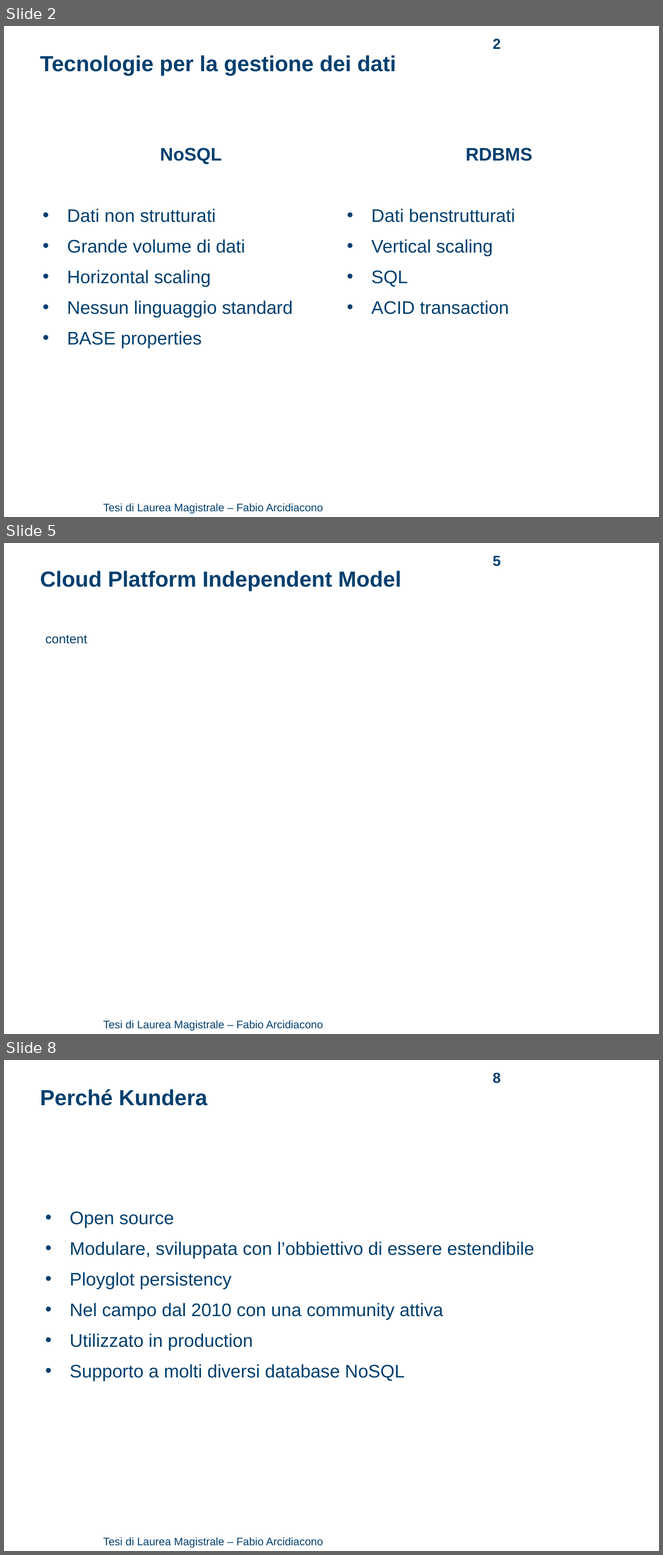
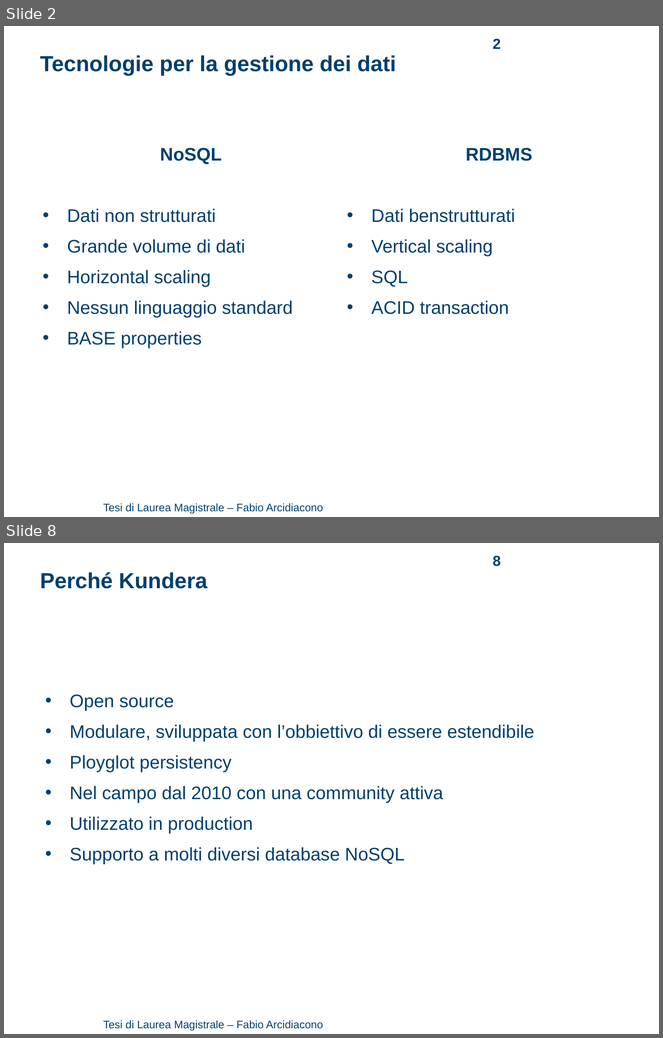
Before and after one commit to arci/thesis, a slide deck: presentation/ThesisPresentation.ppt. Shown one above the other, each under a label of ours: slides 2, 5 and 8 before the commit, slides 2 and 8 after it; the slides between them are not shown. The pictures are 663x1555 and 663x1038 pixels, drawn with LibreOffice and Linux fonts; fonts in the diff are those of the drawing; background and template pictures are left out. Boxes give left, top, right and bottom in pixels: in the first picture for what was removed or moved away, otherwise in the second. Text is boxed around its words. In the diff, an @@ line names an element or a change of style, - is before the commit and + after.

```diff
--- a/presentation/ThesisPresentation.ppt
+++ b/presentation/ThesisPresentation.ppt
@@ slide 5 removed at (4, 543, 659, 1034), background #FFFFFF; not listed: 1 template element that a slide beside it also shows @@
@@ page number removed at (493, 555, 501, 566) @@
-5
@@ text removed at (40, 571, 401, 591) @@
-Cloud Platform Independent Model
@@ text removed at (46, 635, 87, 644) @@
-content
```
Also in this commit, not shown: 5 slides changed, 2 slides added, 2 other slides removed, 2 other files.
